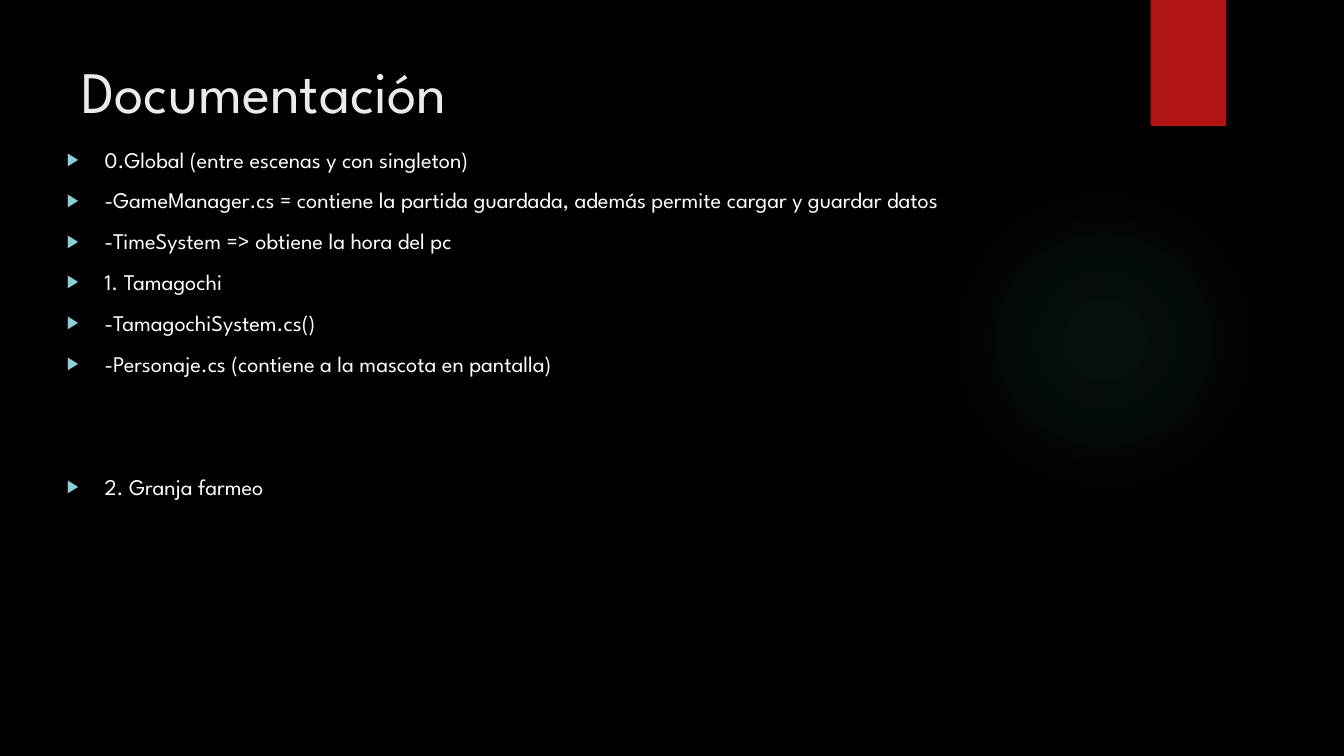
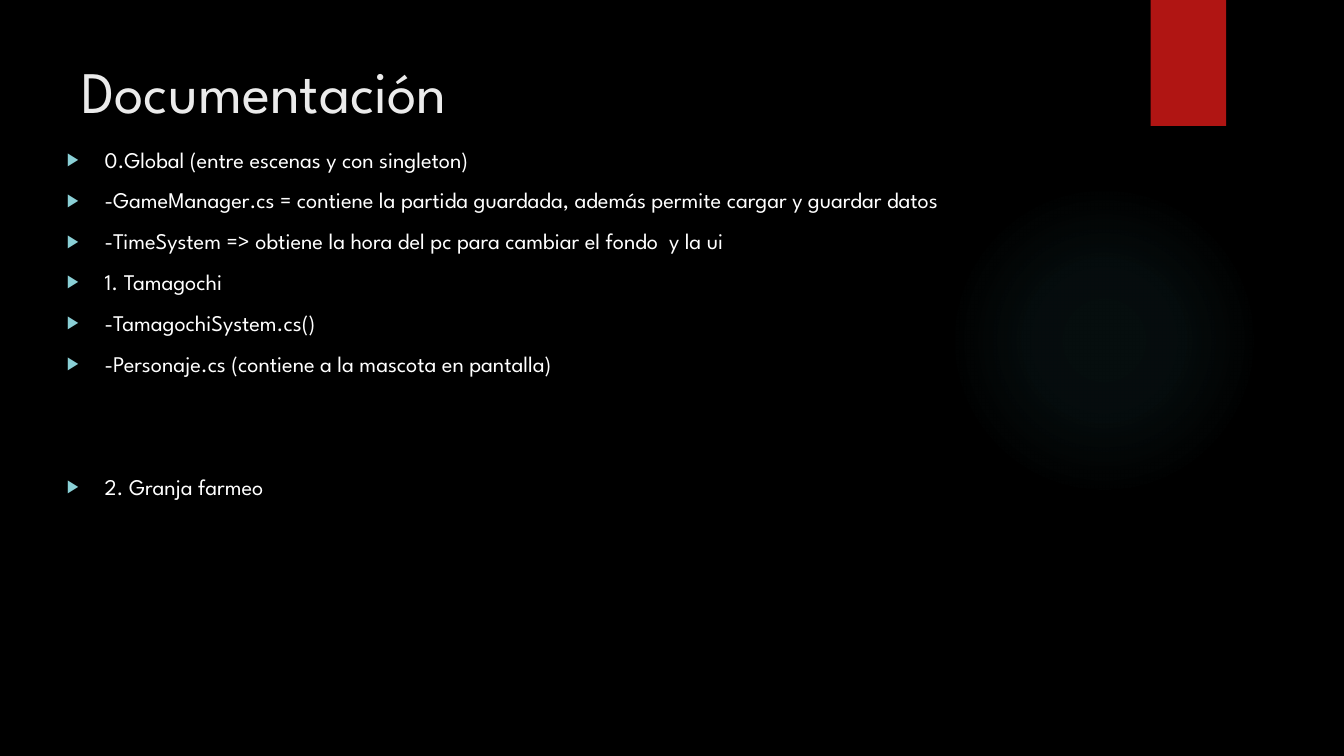
Before and after one commit to CristopherNicolas/Animales-Trabajo, a slide deck: slide 8 of Game design document farmGochi.pptx. Drawn at 1344x756 pixels with LibreOffice and Linux fonts; fonts in the diff are those of the drawing; background and template pictures are left out. Boxes give left, top, right and bottom in pixels: in the first picture for what was removed or moved away, otherwise in the second. Text is boxed around its words. In the diff, an @@ line names an element or a change of style, - is before the commit and + after.

```diff
--- a/Game design document farmGochi.pptx
+++ b/Game design document farmGochi.pptx
@@ text at [105,233,723,254]: text changed @@
-▶ -TimeSystem => obtiene la hora del pc
+▶ -TimeSystem => obtiene la hora del pc para cambiar el fondo y la ui
```
Also in this commit, not shown: 17 other files.
